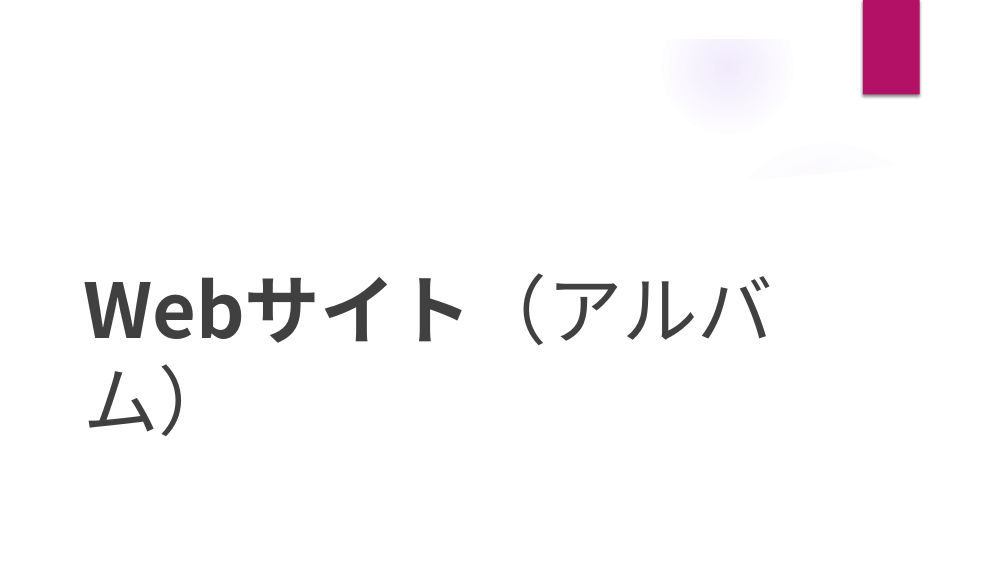
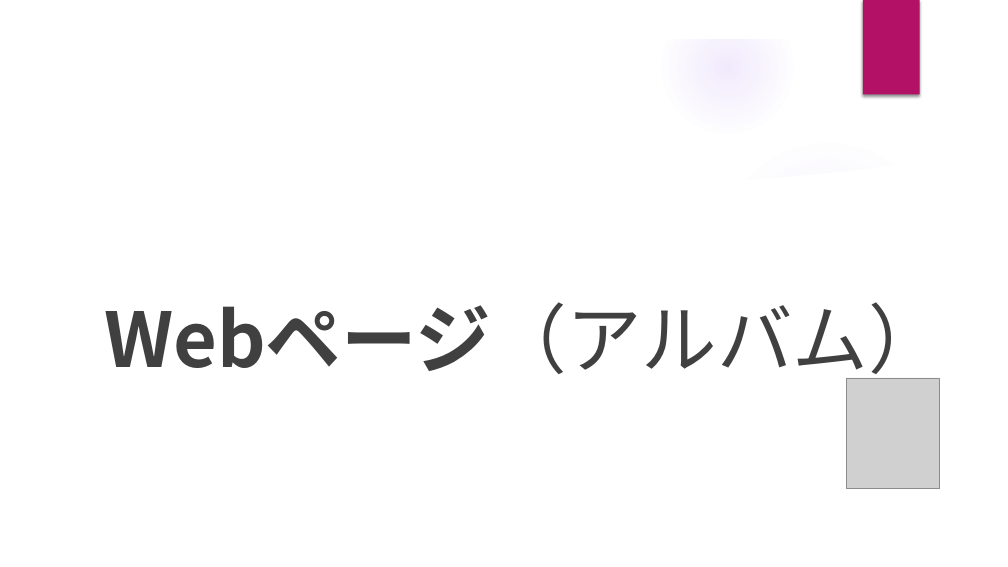
Before and after one commit to Bridge0730/sotugyou, a slide deck: slide 2 of 発表資料.pptx. Drawn at 1008x567 pixels with LibreOffice and Linux fonts; fonts in the diff are those of the drawing; grey boxes stand for pictures; background and template pictures are left out. Boxes give left, top, right and bottom in pixels: in the first picture for what was removed or moved away, otherwise in the second. Text is boxed around its words. In the diff, an @@ line names an element or a change of style, - is before the commit and + after.

```diff
--- a/発表資料.pptx
+++ b/発表資料.pptx
@@ text at box(104, 302, 944, 386): text changed @@
-Webサイト（アルバム）
+Webページ（アルバム）
@@ picture added at box(847, 378, 939, 488) @@
```
Also in this commit, not shown: 3 other slides changed, 1 slide removed, 9 other files.
